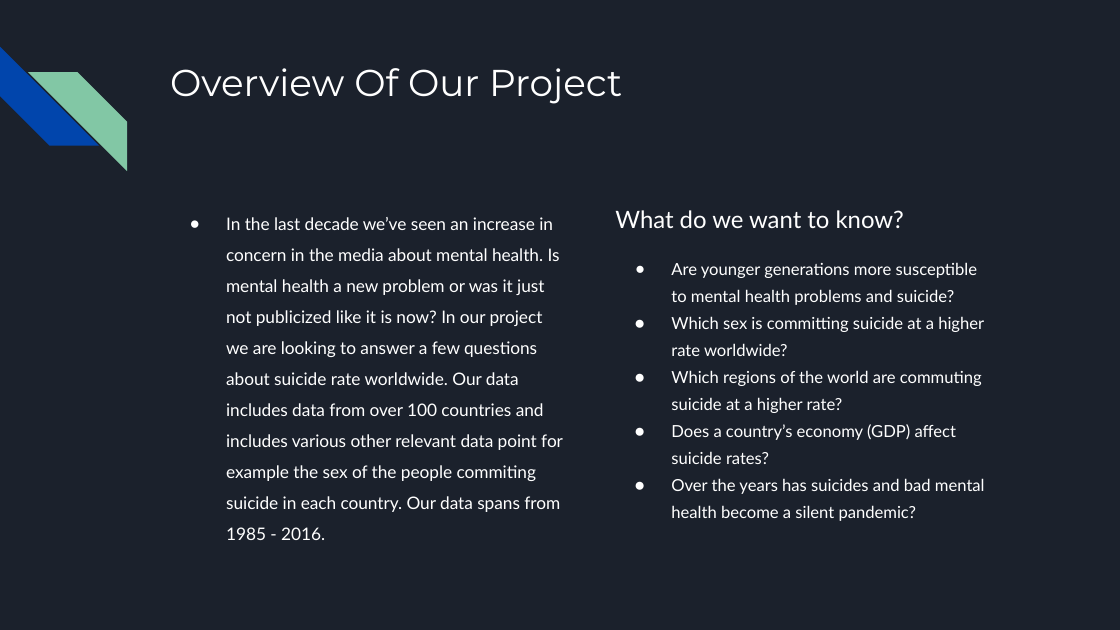
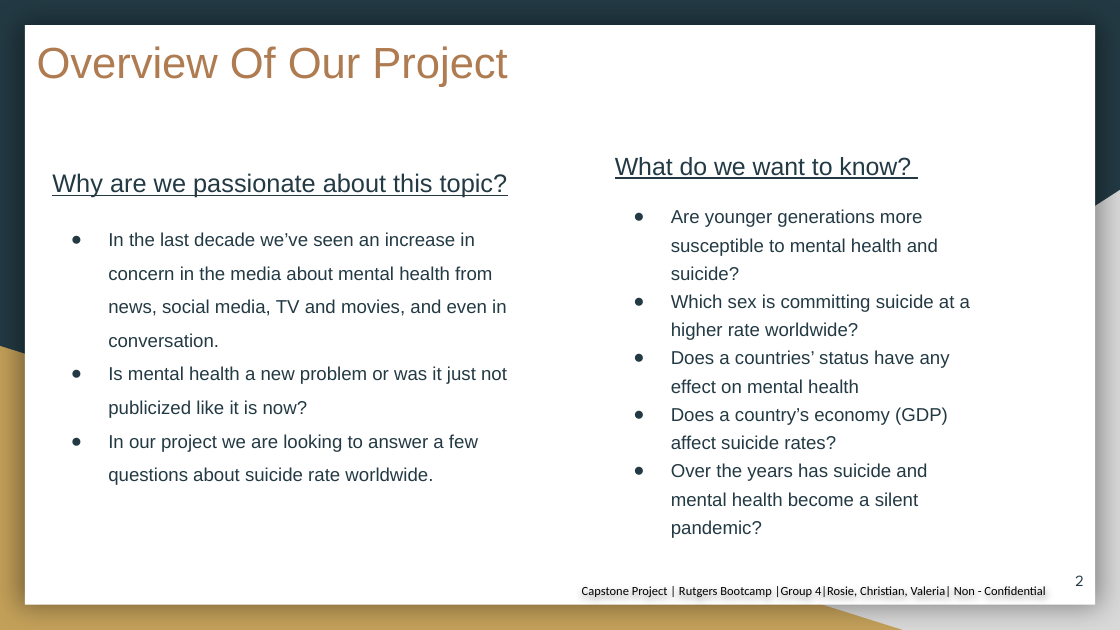
Before and after one commit to RosieMina/Final_project, a slide deck: slide 2 of Final Project.pptx. Drawn at 1120x630 pixels with LibreOffice and Linux fonts; fonts in the diff are those of the drawing. Boxes give left, top, right and bottom in pixels: in the first picture for what was removed or moved away, otherwise in the second. Text is boxed around its words. In the diff, an @@ line names an element or a change of style, - is before the commit and + after.

Commit message:
final commit

```diff
--- a/Final Project.pptx
+++ b/Final Project.pptx
@@ background #1B212C to #233A44 @@
@@ rectangle added at (25, 26, 1095, 605), fill #FFFFFF @@
@@ title "Overview Of Our Project": place and size @@
-title "Overview Of Our Project" at (170, 68, 622, 104)
+title "Overview Of Our Project" at (37, 46, 507, 87)
@@ title "Overview Of Our Project" at (37, 46, 507, 87): size 24 to 28 pt, font Montserrat to Arial, text colour #FFFFFF to #AF7B51 @@
@@ diag stripe removed at (0, 47, 99, 146) @@
@@ diag stripe removed at (28, 72, 127, 170) @@
@@ text "What do we want to ...": place and size @@
-text "What do we want to ..." at (615, 210, 985, 521)
+text "What do we want to ..." at (615, 157, 950, 538)
@@ text at (52, 173, 508, 485): text changed; size 11.1 to 12 pt; font Lato to Arial; text colour #FFFFFF to #233A44 @@
-● In the last decade we’ve seen an increase in concern in the media about mental health. Is mental health a new problem or was it just not publicized like it is now? In our project we are looking to answer a few questions about suicide rate worldwide. Our data includes data from over 100 countries and includes various other relevant data point for example the sex of the people commiting suicide in each country. Our data spans from 1985 - 2016.
+Why are we passionate about this topic?
+● In the last decade we’ve seen an increase in concern in the media about mental health from news, social media, TV and movies, and even in conversation.
+● Is mental health a new problem or was it just not publicized like it is now?
+● In our project we are looking to answer a few questions about suicide rate worldwide.
@@ text at (615, 157, 948, 449): size 15.4 to 16 pt, underline on in "What do we want to know?"; font Lato to Arial, text colour #FFFFFF to #233A44 in "What do we want to know?", "Which sex is committing suicide at a ...", "Does a country’s economy (GDP) affect suicide ..."; size 10.6 to 12 pt in "Which sex is committing suicide at a ...", "Does a country’s economy (GDP) affect suicide ..."; line spacing 1.05 to 0.95; line spacing 1.37 to 1.27; bullet colour #FFFFFF to #233A44 @@
@@ right triangle added at (439, 190, 1120, 630), fill #D9D9D9 @@
@@ text at (671, 238, 938, 280): text changed; size 10.6 to 12 pt; font Lato to Arial; text colour #FFFFFF to #233A44 @@
-● Are younger generations more susceptible to mental health problems and suicide?
+● Are younger generations more susceptible to mental health and suicide?
@@ right triangle added at (0, 346, 903, 630), fill #C4A15A @@
@@ text at (671, 350, 950, 393): text changed; size 10.6 to 12 pt; font Lato to Arial; text colour #FFFFFF to #233A44 @@
-● Which regions of the world are commuting suicide at a higher rate?
+● Does a countries’ status have any effect on mental health
@@ text at (671, 463, 927, 538): text changed; size 10.6 to 12 pt; font Lato to Arial; text colour #FFFFFF to #233A44 @@
-● Over the years has suicides and bad mental health become a silent pandemic?
+● Over the years has suicide and mental health become a silent pandemic?
@@ text added at (582, 586, 1045, 597), 8 pt, text #000000 @@
+Capstone Project | Rutgers Bootcamp |Group 4|Rosie, Christian, Valeria| Non - Confidential
@@ page number added at (1075, 575, 1083, 586), 10 pt, text #233A44 @@
+2
```
Also in this commit, not shown: 7 other slides changed, 8 slides added, 2 slides removed.
